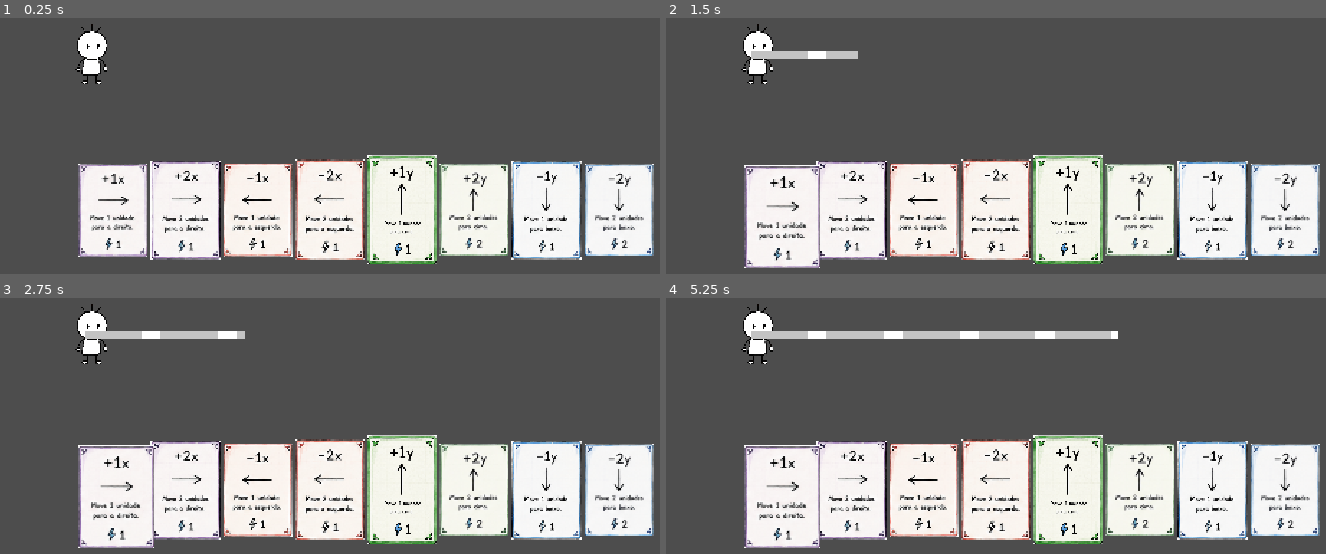
Above: before the commit, frames 1-4 (two rows, left to right).
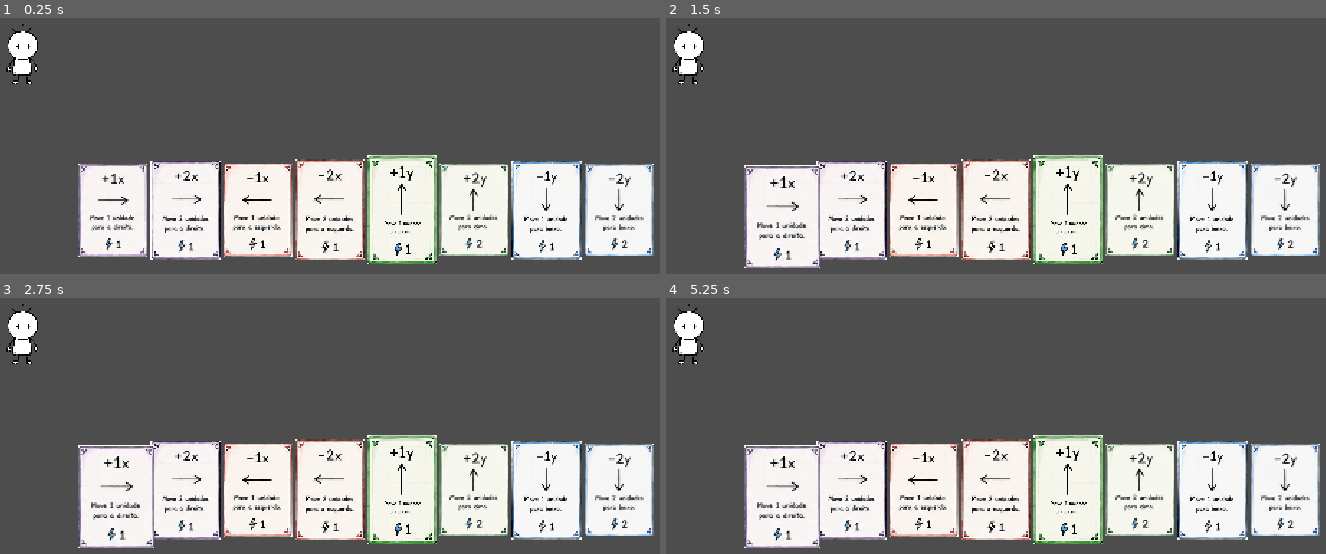
Above: after the commit, the same moments.

Repository: catolica-faculdade/incognita-deck
Game: Godot game, scene res://main/main.tscn
The game is run twice, just before and just after one commit, with the same random seed, the same clock (stepped at 60 frames per second) and the same inputs.
Inputs (mouse positions are in pixels of both pictures, inside the frame that each line leads up to):
- Up to frame 1 (0.25 s): no input
- Up to frame 2 (1.5 s): click (778, 210) at 0.52 s; click (784, 217) at 1.27 s
- Up to frame 3 (2.75 s): click (118, 497) at 2.02 s
- Up to frame 4 (5.25 s): tap Enter at 2.75, 4.25 s; tap Space at 3.5, 5 s

The runs differ from the first frame. In frame 1, 1.4% of the frame differs, in the area x 0-17%, y 2-26%; in frame 2, 1.8%; in frame 3, 2.0%; in frame 4, 3.0%, in the area x 0-69%, y 2-26%.

Commit message:
feat: adicionando funções em inimigos e ajustando hitboxes

Diff:
--- a/project.godot
+++ b/project.godot
@@ -25,6 +25,10 @@
 window/stretch/mode="canvas_items"
 window/stretch/aspect="expand"
 
+[global_group]
+
+Player="Jogador"
+
 [input]
 
 toggle_fullscreen={
--- a/world/combat/combat_1.tscn
+++ b/world/combat/combat_1.tscn
@@ -1,3 +1,17 @@
 [gd_scene format=3 uid="uid://c6f2jsihexkux"]
 
+[ext_resource type="PackedScene" uid="uid://q2xd7gdpfp3m" path="res://world/enemy/enemy_combat/calculator/calculator_combat.tscn" id="2_apxka"]
+[ext_resource type="PackedScene" uid="uid://vvyq6orywab5" path="res://world/player/player.tscn" id="3_r3fwo"]
+
 [node name="Combat1" type="Node2D" unique_id=81679987]
+
+[node name="player" parent="." unique_id=1988582892 groups=["Player"] instance=ExtResource("3_r3fwo")]
+position = Vector2(2, -2)
+
+[node name="Camera" type="Camera2D" parent="." unique_id=949057933]
+position = Vector2(476, -224)
+
+[node name="CalculatorCombat" parent="." unique_id=56075531 instance=ExtResource("2_apxka")]
+position = Vector2(843, -213)
+rotation = -0.12217305
+scale = Vector2(0.7, 0.7)
--- /dev/null
+++ b/world/enemy/enemy_combat/calculator/calculator_combat.tscn
@@ -0,0 +1,19 @@
+[gd_scene format=3 uid="uid://q2xd7gdpfp3m"]
+
+[ext_resource type="Script" uid="uid://bij30vy2242fg" path="res://world/enemy/enemy_combat/calculator/calculator_enemy.gd" id="1_1ooa0"]
+[ext_resource type="Texture2D" uid="uid://4lpkkq3dxsnd" path="res://assets/enemies/calculator.png" id="1_85bm5"]
+
+[sub_resource type="RectangleShape2D" id="RectangleShape2D_85bm5"]
+size = Vector2(111, 134)
+
+[node name="CalculatorCombat" type="Node2D" unique_id=56075531 groups=["enemies"]]
+script = ExtResource("1_1ooa0")
+
+[node name="Sprite2D" type="Sprite2D" parent="." unique_id=1266272855]
+texture = ExtResource("1_85bm5")
+
+[node name="Area2D" type="Area2D" parent="." unique_id=478019840]
+
+[node name="CollisionShape2D" type="CollisionShape2D" parent="Area2D" unique_id=319625994]
+position = Vector2(-0.5, 2)
+shape = SubResource("RectangleShape2D_85bm5")
--- /dev/null
+++ b/world/enemy/enemy_combat/calculator/calculator_enemy.gd
@@ -0,0 +1,144 @@
+extends Node2D
+
+@export var idle_height := 8.0
+@export var idle_speed := 2.0
+@export var attack_distance := 40.0
+@export var attack_time := 0.15
+
+var base_damage := 10
+
+var health := 20
+var shield := 0
+
+var poison := 2
+
+var apply_block := 3
+var apply_defend := 7
+
+var heal_amount := 3
+var self_heal_amount := 5
+
+
+
+var start_position: Vector2
+var is_attacking := false
+
+func _ready():
+	start_position = position
+
+func choose_action():
+	shield = 0
+
+	var action = randi_range(0, 100)
+
+	if health <= 8 and action < 35:
+		heal()
+	elif action < 45:
+		await attack()
+	elif action < 60:
+		applyPoison()
+	else:
+		defend_all()
+
+func _process(delta):
+	if not is_attacking:
+		position.y = start_position.y + sin(Time.get_ticks_msec() / 1000.0 * idle_speed) * idle_height
+
+func heal():
+	health += self_heal_amount
+
+
+func apply_heal():
+	var enemy = get_tree().get_first_node_in_group("enemies")
+
+	enemy.heal(self_heal_amount)
+
+func apply_all_heal():
+	var enemies = get_tree().get_nodes_in_group("enemies")
+
+	for enemy in enemies:
+		enemy.heal(heal_amount)
+
+func attack():
+	var player = get_tree().get_first_node_in_group("Player")
+
+	if is_attacking:
+		return
+
+	is_attacking = true
+
+	var tween := create_tween()
+
+	tween.tween_property(self, "position", start_position + Vector2(40, 0), 0.15)
+	tween.tween_property(self, "position", start_position + Vector2(-40, 0), 0.12)
+
+	tween.tween_callback(func():
+		if player:
+			player.take_damage(base_damage)
+	)
+
+	tween.tween_property(self, "position", start_position, 0.15)
+
+	await tween.finished
+	is_attacking = false
+
+
+func defend():
+	shield += apply_defend
+
+func apply_shield(amount):
+	shield += amount
+
+
+func defend_all():
+	var enemies = get_tree().get_nodes_in_group("enemies")
+
+	for enemy in enemies:
+		enemy.apply_shield(apply_block)
+
+
+func applyPoison():
+	var player = get_tree().get_first_node_in_group("Player")
+
+	var tween := create_tween()
+
+	tween.tween_property(self, "position", start_position + Vector2(40, 0), 0.15)
+	tween.tween_property(self, "position", start_position + Vector2(-40, 0), 0.12)
+
+	tween.tween_callback(func():
+		if player:
+			player.receive_poison(poison)
+	)
+
+	tween.tween_property(self, "position", start_position, 0.15)
+
+	await tween.finished
+	is_attacking = false
+
+func check_is_alive():
+	if(health > 0):
+		return true
+	else:
+		get_tree().change_scene_to_file("res://world/map_1.tscn")
+
+func take_damage(amount):
+	var tween := create_tween()
+
+	tween.tween_property(self, "position", start_position + Vector2(40, 0), 0.15)
+	tween.tween_property(self, "position", start_position + Vector2(80, 0), 0.12)
+
+	tween.tween_callback(func():
+		if(shield > 0):
+			amount - shield
+			if(amount > 0):
+				shield = 0
+
+		if(amount > 0):
+			health -= amount
+
+		check_is_alive()
+	)
+
+	tween.tween_property(self, "position", start_position, 0.15)
+
+	await tween.finished
--- /dev/null
+++ b/world/enemy/enemy_combat/cube/cube_combat.gd
@@ -0,0 +1,100 @@
+extends Node2D
+
+@export var idle_height := 8.0
+@export var idle_speed := 2.0
+@export var attack_distance := 40.0
+@export var attack_time := 0.15
+
+var base_damage := 15
+
+var health := 35
+var shield := 0
+
+var poison := 2
+
+var apply_block := 6
+var apply_defend := 7
+
+var heal_amount := 3
+var self_heal_amount := 5
+
+
+
+var start_position: Vector2
+var is_attacking := false
+
+func _ready():
+	start_position = position
+
+func choose_action():
+	shield = 0
+
+	var action = randi_range(0, 100)
+
+	if action < 60:
+		await attack()
+	else:
+		defend()
+
+func _process(delta):
+	if not is_attacking:
+		position.y = start_position.y + sin(Time.get_ticks_msec() / 1000.0 * idle_speed) * idle_height
+
+func heal():
+	health += self_heal_amount
+
+
+func attack():
+	var player = get_tree().get_first_node_in_group("Player")
+
+	if is_attacking:
+		return
+
+	is_attacking = true
+
+	var tween := create_tween()
+
+	tween.tween_property(self, "position", start_position + Vector2(40, 0), 0.15)
+	tween.tween_property(self, "position", start_position + Vector2(-40, 0), 0.12)
+
+	tween.tween_callback(func():
+		if player:
+			player.take_damage(base_damage)
+	)
+
+	tween.tween_property(self, "position", start_position, 0.15)
+
+	await tween.finished
+	is_attacking = false
+
+
+func defend():
+	shield += apply_defend
+
+func check_is_alive():
+	if(health > 0):
+		return true
+	else:
+		get_tree().change_scene_to_file("res://world/map_1.tscn")
+
+func take_damage(amount):
+	var tween := create_tween()
+
+	tween.tween_property(self, "position", start_position + Vector2(40, 0), 0.15)
+	tween.tween_property(self, "position", start_position + Vector2(80, 0), 0.12)
+
+	tween.tween_callback(func():
+		if(shield > 0):
+			amount - shield
+			if(amount > 0):
+				shield = 0
+
+		if(amount > 0):
+			health -= amount
+
+		check_is_alive()
+	)
+
+	tween.tween_property(self, "position", start_position, 0.15)
+
+	await tween.finished
--- /dev/null
+++ b/world/enemy/enemy_combat/cube/cube_combat.tscn
@@ -0,0 +1,19 @@
+[gd_scene format=3 uid="uid://cnldsbu4rdcuc"]
+
+[ext_resource type="Texture2D" uid="uid://l80qd34kkj3" path="res://assets/enemies/cube.png" id="1_2p54o"]
+[ext_resource type="Script" uid="uid://b8tve3o8qovwp" path="res://world/enemy/enemy_combat/cube/cube_combat.gd" id="1_np583"]
+
+[sub_resource type="RectangleShape2D" id="RectangleShape2D_np583"]
+size = Vector2(127.5, 116)
+
+[node name="CubeCombat" type="Node2D" unique_id=2077977886]
+script = ExtResource("1_np583")
+
+[node name="Sprite2D" type="Sprite2D" parent="." unique_id=120421882]
+texture = ExtResource("1_2p54o")
+
+[node name="Area2D" type="Area2D" parent="." unique_id=743298132]
+
+[node name="CollisionShape2D" type="CollisionShape2D" parent="Area2D" unique_id=815665896]
+position = Vector2(-7.75, 0)
+shape = SubResource("RectangleShape2D_np583")
--- /dev/null
+++ b/world/enemy/enemy_combat/ghost/ghost_combat.gd
@@ -0,0 +1,110 @@
+extends Node2D
+
+@export var idle_height := 8.0
+@export var idle_speed := 2.0
+@export var attack_distance := 40.0
+@export var attack_time := 0.15
+
+var base_damage := 10
+
+var health := 20
+var shield := 0
+
+var poison := 2
+
+var apply_block := 3
+var apply_defend := 7
+
+var heal_amount := 3
+var self_heal_amount := 5
+
+
+var start_position: Vector2
+var is_attacking := false
+
+func _ready():
+	start_position = position
+
+func choose_action():
+	shield = 0
+
+	var action = randi_range(0, 100)
+
+	if action < 50:
+		await attack()
+	elif action < 80:
+		defend()
+	else:
+		defend_all()
+
+func _process(delta):
+	if not is_attacking:
+		position.y = start_position.y + sin(Time.get_ticks_msec() / 1000.0 * idle_speed) * idle_height
+
+func heal():
+	health = health
+
+func attack():
+	var player = get_tree().get_first_node_in_group("Player")
+
+	if is_attacking:
+		return
+
+	is_attacking = true
+
+	var tween := create_tween()
+
+	tween.tween_property(self, "position", start_position + Vector2(40, 0), 0.15)
+	tween.tween_property(self, "position", start_position + Vector2(-40, 0), 0.12)
+
+	tween.tween_callback(func():
+		if player:
+			player.take_damage(base_damage)
+	)
+
+	tween.tween_property(self, "position", start_position, 0.15)
+
+	await tween.finished
+	is_attacking = false
+
+
+func defend():
+	shield += apply_defend
+
+func apply_shield(amount):
+	shield += amount
+
+
+func defend_all():
+	var enemies = get_tree().get_nodes_in_group("enemies")
+
+	for enemy in enemies:
+		enemy.apply_shield(apply_block)
+
+func check_is_alive():
+	if(health > 0):
+		return true
+	else:
+		get_tree().change_scene_to_file("res://world/map_1.tscn")
+
+func take_damage(amount):
+	var tween := create_tween()
+
+	tween.tween_property(self, "position", start_position + Vector2(40, 0), 0.15)
+	tween.tween_property(self, "position", start_position + Vector2(80, 0), 0.12)
+
+	tween.tween_callback(func():
+		if(shield > 0):
+			amount - shield
+			if(amount > 0):
+				shield = 0
+
+		if(amount > 0):
+			health -= amount
+
+		check_is_alive()
+	)
+
+	tween.tween_property(self, "position", start_position, 0.15)
+
+	await tween.finished
--- /dev/null
+++ b/world/enemy/enemy_combat/ghost/ghost_combat.tscn
@@ -0,0 +1,19 @@
+[gd_scene format=3 uid="uid://y0tdtljpvb1d"]
+
+[ext_resource type="Script" uid="uid://bteb6kk7a7s8a" path="res://world/enemy/enemy_combat/ghost/ghost_combat.gd" id="1_4xlxf"]
+[ext_resource type="Texture2D" uid="uid://bb6kvjplc0020" path="res://assets/enemies/ghost.png" id="1_ep74i"]
+
+[sub_resource type="RectangleShape2D" id="RectangleShape2D_4xlxf"]
+size = Vector2(110, 131)
+
+[node name="GhostCombat" type="Node2D" unique_id=817626321]
+script = ExtResource("1_4xlxf")
+
+[node name="Sprite2D" type="Sprite2D" parent="." unique_id=508135581]
+texture = ExtResource("1_ep74i")
+
+[node name="Area2D" type="Area2D" parent="." unique_id=1035925976]
+
+[node name="CollisionShape2D" type="CollisionShape2D" parent="Area2D" unique_id=704948058]
+position = Vector2(0, -4)
+shape = SubResource("RectangleShape2D_4xlxf")
--- /dev/null
+++ b/world/enemy/enemy_combat/slime_combat/slime_combat.gd
@@ -0,0 +1,120 @@
+extends Node2D
+
+@export var idle_height := 8.0
+@export var idle_speed := 2.0
+@export var attack_distance := 40.0
+@export var attack_time := 0.15
+
+var base_damage := 10
+
+var health := 30
+var shield := 0
+
+var poison := 3
+
+var apply_block := 3
+var apply_defend := 7
+
+var heal_amount := 3
+var self_heal_amount := 5
+
+
+
+var start_position: Vector2
+var is_attacking := false
+
+func _ready():
+	start_position = position
+
+func choose_action():
+	shield = 0
+
+	var action = randi_range(0, 100)
+
+	if action < 50:
+		await attack()
+	elif action < 80:
+		applyPoison()
+	else:
+		heal()
+
+func _process(delta):
+	if not is_attacking:
+		position.y = start_position.y + sin(Time.get_ticks_msec() / 1000.0 * idle_speed) * idle_height
+
+func heal():
+	health += self_heal_amount
+
+func attack():
+	var player = get_tree().get_first_node_in_group("Player")
+
+	if is_attacking:
+		return
+
+	is_attacking = true
+
+	var tween := create_tween()
+
+	tween.tween_property(self, "position", start_position + Vector2(40, 0), 0.15)
+	tween.tween_property(self, "position", start_position + Vector2(-40, 0), 0.12)
+
+	tween.tween_callback(func():
+		if player:
+			player.take_damage(base_damage)
+	)
+
+	tween.tween_property(self, "position", start_position, 0.15)
+
+	await tween.finished
+	is_attacking = false
+
+
+func apply_shield(amount):
+	shield += amount
+
+
+func applyPoison():
+	var player = get_tree().get_first_node_in_group("Player")
+
+	var tween := create_tween()
+
+	tween.tween_property(self, "position", start_position + Vector2(40, 0), 0.15)
+	tween.tween_property(self, "position", start_position + Vector2(-40, 0), 0.12)
+
+	tween.tween_callback(func():
+		if player:
+			player.receive_poison(poison)
+	)
+
+	tween.tween_property(self, "position", start_position, 0.15)
+
+	await tween.finished
+	is_attacking = false
+
+func check_is_alive():
+	if(health > 0):
+		return true
+	else:
+		get_tree().change_scene_to_file("res://world/map_1.tscn")
+
+func take_damage(amount):
+	var tween := create_tween()
+
+	tween.tween_property(self, "position", start_position + Vector2(40, 0), 0.15)
+	tween.tween_property(self, "position", start_position + Vector2(80, 0), 0.12)
+
+	tween.tween_callback(func():
+		if(shield > 0):
+			amount - shield
+			if(amount > 0):
+				shield = 0
+
+		if(amount > 0):
+			health -= amount
+
+		check_is_alive()
+	)
+
+	tween.tween_property(self, "position", start_position, 0.15)
+
+	await tween.finished
--- /dev/null
+++ b/world/enemy/enemy_combat/slime_combat/slime_combat.tscn
@@ -0,0 +1,19 @@
+[gd_scene format=3 uid="uid://b4385jmk5c8v8"]
+
+[ext_resource type="Texture2D" uid="uid://c5qfrw80hpll7" path="res://assets/enemies/slime.png" id="1_gkdhw"]
+[ext_resource type="Script" uid="uid://bsqqw43w66uhv" path="res://world/enemy/enemy_combat/slime_combat/slime_combat.gd" id="1_x2eej"]
+
+[sub_resource type="RectangleShape2D" id="RectangleShape2D_x2eej"]
+size = Vector2(136, 103)
+
+[node name="SlimeCombat" type="Node2D" unique_id=941781988]
+script = ExtResource("1_x2eej")
+
+[node name="Sprite2D" type="Sprite2D" parent="." unique_id=233153952]
+texture = ExtResource("1_gkdhw")
+
+[node name="Area2D" type="Area2D" parent="." unique_id=736217336]
+
+[node name="CollisionShape2D" type="CollisionShape2D" parent="Area2D" unique_id=1050821035]
+position = Vector2(-1, 0)
+shape = SubResource("RectangleShape2D_x2eej")
--- /dev/null
+++ b/world/enemy/enemy_combat/teacher/teacher_combat.gd
@@ -0,0 +1,148 @@
+extends Node2D
+
+@export var idle_height := 8.0
+@export var idle_speed := 2.0
+@export var attack_distance := 40.0
+@export var attack_time := 0.15
+
+var base_damage := 10
+
+var health := 20
+var shield := 0
+
+var poison := 2
+
+var apply_block := 3
+var apply_defend := 7
+
+var heal_amount := 3
+var self_heal_amount := 5
+
+
+
+var start_position: Vector2
+var is_attacking := false
+
+func _ready():
+	start_position = position
+
+func choose_action():
+	shield = 0
+
+	var action = randi_range(0, 100)
+
+	if health <= 8 and action < 35:
+		heal()
+	elif action < 45:
+		await attack()
+	elif action < 60:
+		applyPoison()
+	elif action < 80:
+		defend()
+	elif action < 95:
+		defend_all()
+	else:
+		apply_all_heal()
+
+func _process(delta):
+	if not is_attacking:
+		position.y = start_position.y + sin(Time.get_ticks_msec() / 1000.0 * idle_speed) * idle_height
+
+func heal():
+	health += self_heal_amount
+
+
+func apply_heal():
+	var enemy = get_tree().get_first_node_in_group("enemies")
+
+	enemy.heal(self_heal_amount)
+
+func apply_all_heal():
+	var enemies = get_tree().get_nodes_in_group("enemies")
+
+	for enemy in enemies:
+		enemy.heal(heal_amount)
+
+func attack():
+	var player = get_tree().get_first_node_in_group("Player")
+
+	if is_attacking:
+		return
+
+	is_attacking = true
+
+	var tween := create_tween()
+
+	tween.tween_property(self, "position", start_position + Vector2(40, 0), 0.15)
+	tween.tween_property(self, "position", start_position + Vector2(-40, 0), 0.12)
+
+	tween.tween_callback(func():
+		if player:
+			player.take_damage(base_damage)
+	)
+
+	tween.tween_property(self, "position", start_position, 0.15)
+
+	await tween.finished
+	is_attacking = false
+
+
+func defend():
+	shield += apply_defend
+
+func apply_shield(amount):
+	shield += amount
+
+
+func defend_all():
+	var enemies = get_tree().get_nodes_in_group("enemies")
+
+	for enemy in enemies:
+		enemy.apply_shield(apply_block)
+
+
+func applyPoison():
+	var player = get_tree().get_first_node_in_group("Player")
+
+	var tween := create_tween()
+
+	tween.tween_property(self, "position", start_position + Vector2(40, 0), 0.15)
+	tween.tween_property(self, "position", start_position + Vector2(-40, 0), 0.12)
+
+	tween.tween_callback(func():
+		if player:
+			player.receive_poison(poison)
+	)
+
+	tween.tween_property(self, "position", start_position, 0.15)
+
+	await tween.finished
+	is_attacking = false
+
+func check_is_alive():
+	if(health > 0):
+		return true
+	else:
+		get_tree().change_scene_to_file("res://world/map_1.tscn")
+
+func take_damage(amount):
+	var tween := create_tween()
+
+	tween.tween_property(self, "position", start_position + Vector2(40, 0), 0.15)
+	tween.tween_property(self, "position", start_position + Vector2(80, 0), 0.12)
+
+	tween.tween_callback(func():
+		if(shield > 0):
+			amount - shield
+			if(amount > 0):
+				shield = 0
+
+		if(amount > 0):
+			health -= amount
+
+		check_is_alive()
+	)
+
+	tween.tween_property(self, "position", start_position, 0.15)
+
+	await tween.finished
--- /dev/null
+++ b/world/enemy/enemy_combat/teacher/teacher_combat.tscn
@@ -0,0 +1,19 @@
+[gd_scene format=3 uid="uid://dyexiav100inq"]
+
+[ext_resource type="Texture2D" uid="uid://caipfb426ompc" path="res://assets/enemies/teacher.png" id="1_o7jmy"]
+[ext_resource type="Script" uid="uid://cfmdpswckyd8u" path="res://world/enemy/enemy_combat/teacher/teacher_combat.gd" id="1_t8peg"]
+
+[sub_resource type="RectangleShape2D" id="RectangleShape2D_t8peg"]
+size = Vector2(171, 213)
+
+[node name="TeacherCombat" type="Node2D" unique_id=304323779]
+script = ExtResource("1_t8peg")
+
+[node name="Sprite2D" type="Sprite2D" parent="." unique_id=1839858510]
+texture = ExtResource("1_o7jmy")
+
+[node name="Area2D" type="Area2D" parent="." unique_id=1145073351]
+
+[node name="CollisionShape2D" type="CollisionShape2D" parent="Area2D" unique_id=1374964679]
+position = Vector2(4.5, 11.5)
+shape = SubResource("RectangleShape2D_t8peg")
--- a/world/player/player.gd
+++ b/world/player/player.gd
@@ -1,4 +1,7 @@
-extends CharacterBody2D
+extends Node2D
+var health := 100
+var poisoned := false
+var poison_amount := 0
 
 const trajectory_scene = preload("res://world/player/trajectory.tscn")
 
@@ -6,3 +9,27 @@
 	global_position = Vector2(100, 0)
 	var trajectory = trajectory_scene.instantiate()
 	add_child(trajectory)
+
+func take_damage(amount):
+	health -= amount
+	check_is_alive()
+
+func receive_poison(amount):
+	var poisoned := true
+	poison_amount += amount
+
+func on_end_turn():
+	if(poisoned):
+		if(poison_amount > 0):
+			health -= poison_amount
+			poison_amount -= 1
+			check_is_alive()
+		else:
+			var poisoned := false
+			poison_amount = 0
+
+func check_is_alive():
+	if(health > 0):
+		return true
+	else:
+		get_tree().change_scene_to_file("res://world/main_menu.tscn")
Binary file added: assets/backgrounds/background_combat.png
Not shown, added: assets/backgrounds/background_combat.png.import
Not shown, added: world/enemy/enemy_combat/calculator/calculator_enemy.gd.uid
Not shown, added: world/enemy/enemy_combat/cube/cube_combat.gd.uid
Not shown, added: world/enemy/enemy_combat/ghost/ghost_combat.gd.uid
Not shown, added: world/enemy/enemy_combat/slime_combat/slime_combat.gd.uid
Not shown, added: world/enemy/enemy_combat/teacher/teacher_combat.gd.uid
Not shown: 1 places in world/player/player.tscn that only renumber resources
